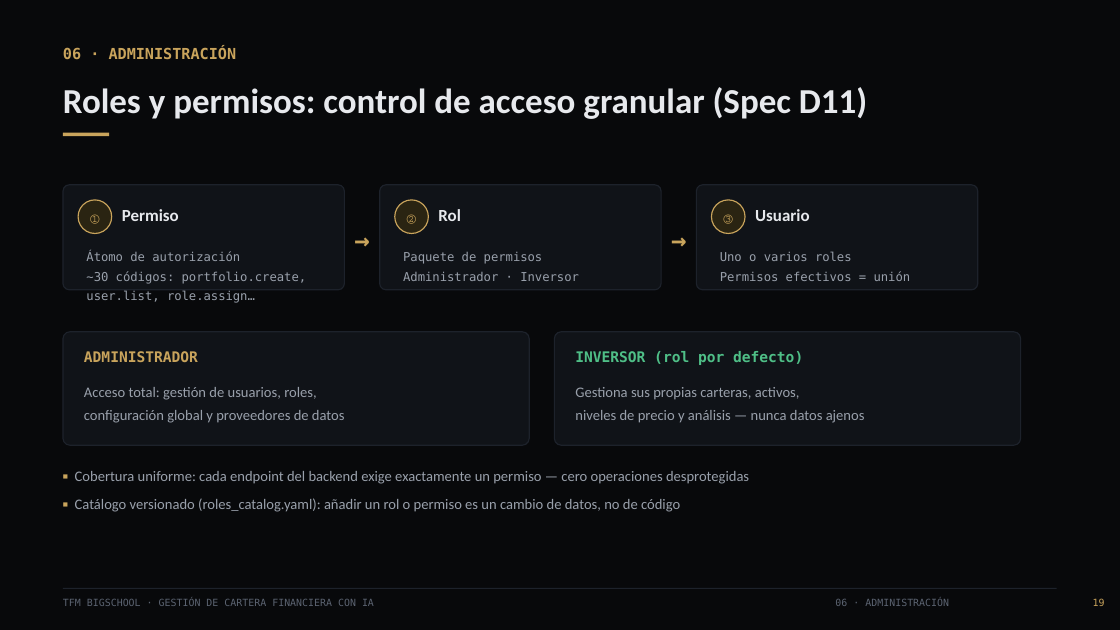
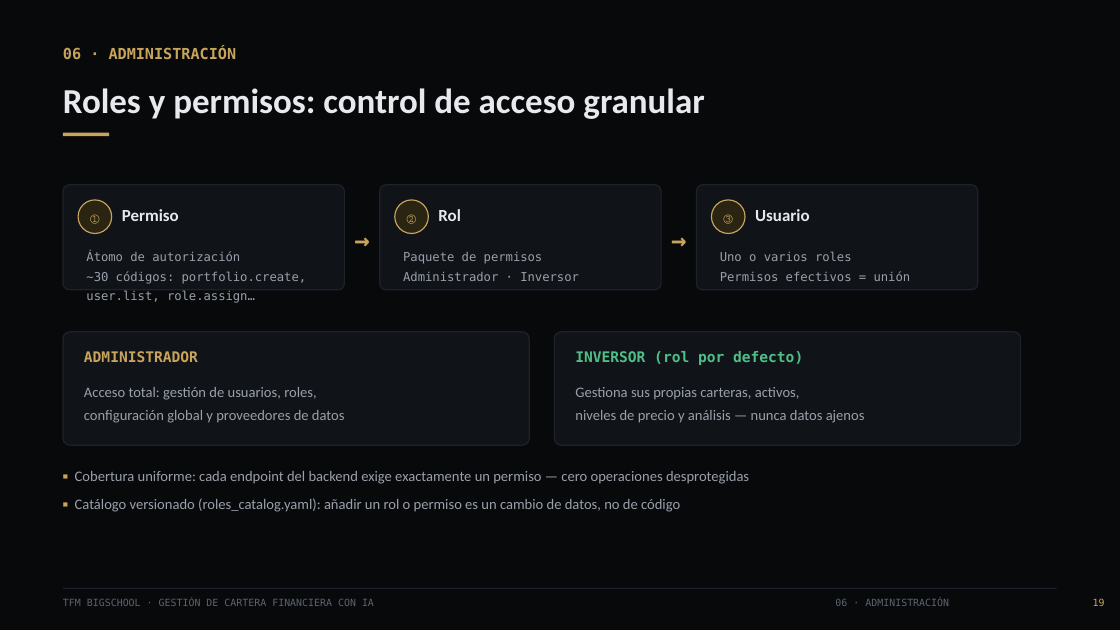
Before and after one commit to romercepeda/TFM_BigSchool, a slide deck: slide 20 of presentacion/TFM_BigSchool_Presentacion.pptx. Drawn at 1120x630 pixels with LibreOffice and Linux fonts; fonts in the diff are those of the drawing. Boxes give left, top, right and bottom in pixels: in the first picture for what was removed or moved away, otherwise in the second. Text is boxed around its words. In the diff, an @@ line names an element or a change of style, - is before the commit and + after.

```diff
--- a/presentacion/TFM_BigSchool_Presentacion.pptx
+++ b/presentacion/TFM_BigSchool_Presentacion.pptx
@@ text at box(63, 88, 704, 119): text changed @@
-Roles y permisos: control de acceso granular (Spec D11)
+Roles y permisos: control de acceso granular
```
Also in this commit, not shown: 12 other slides changed, 27 other files.
